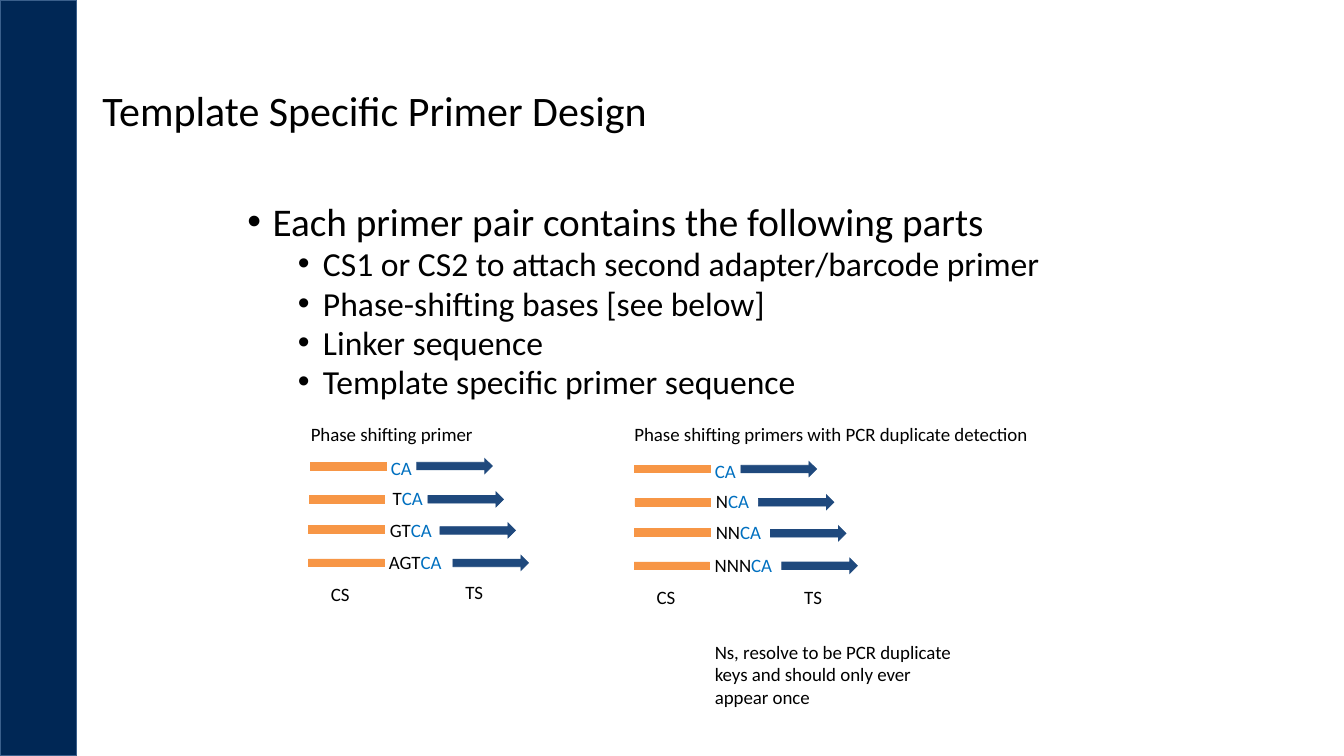
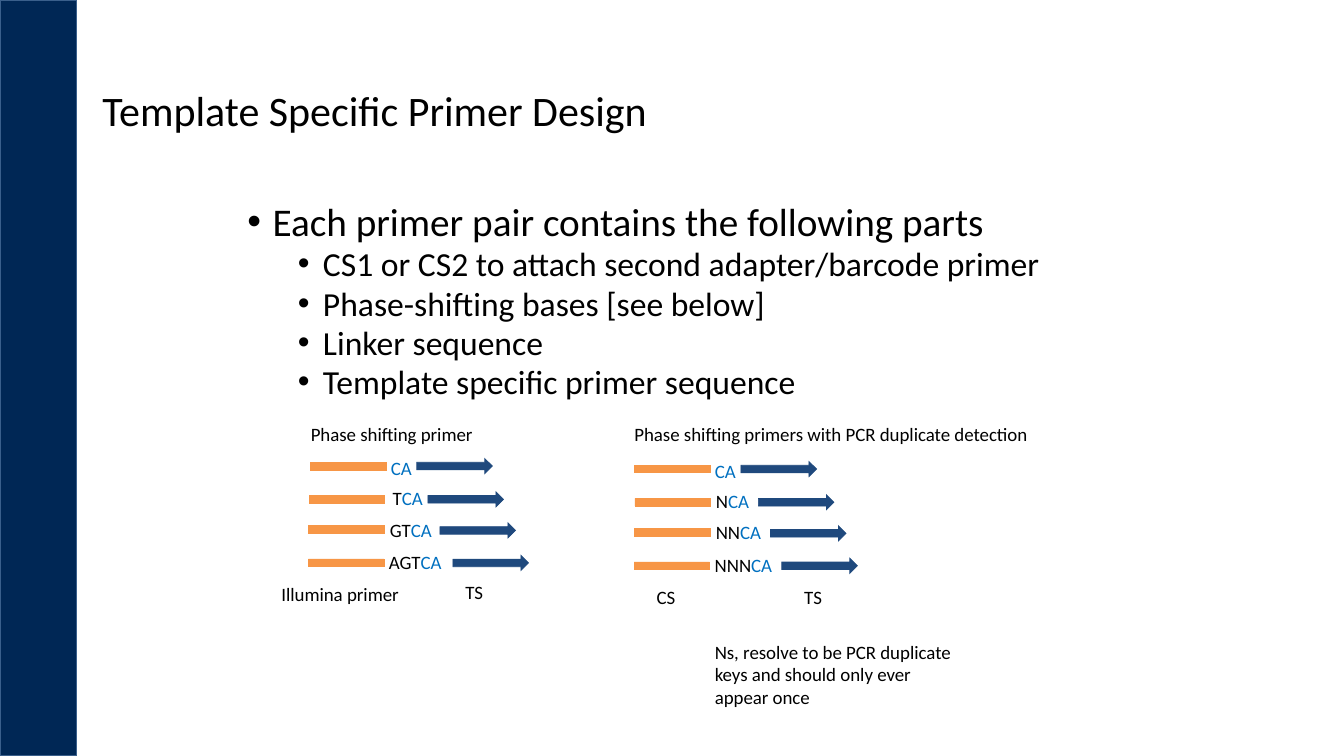
Before and after one commit to ucdavis-bioinformatics-training/2019_September_UCD_Microbial_Community_Analysis_Workshop, a slide deck: slide 9 of dbcAmplicons/dbcAmplicons_Amplicons.pptx. Drawn at 1344x756 pixels with LibreOffice and Linux fonts; fonts in the diff are those of the drawing; background and template pictures are left out. Boxes give left, top, right and bottom in pixels: in the first picture for what was removed or moved away, otherwise in the second. Text is boxed around its words. In the diff, an @@ line names an element or a change of style, - is before the commit and + after.

```diff
--- a/dbcAmplicons/dbcAmplicons_Amplicons.pptx
+++ b/dbcAmplicons/dbcAmplicons_Amplicons.pptx
@@ text at (281, 588, 399, 604): text changed @@
-CS
+Illumina primer
```
Also in this commit, not shown: 6 other slides changed, 17 other files.
